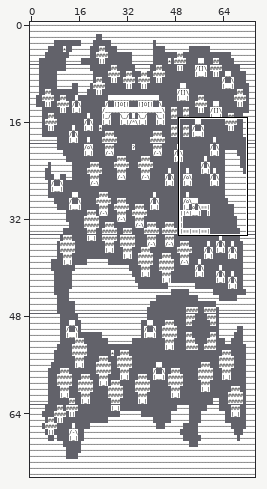
Two versions of a level (Tiled map, tiled_map/alfheim.tmx). The picture above shows the old version from afar; the outline marks the close-up.
Close-up. As it was:
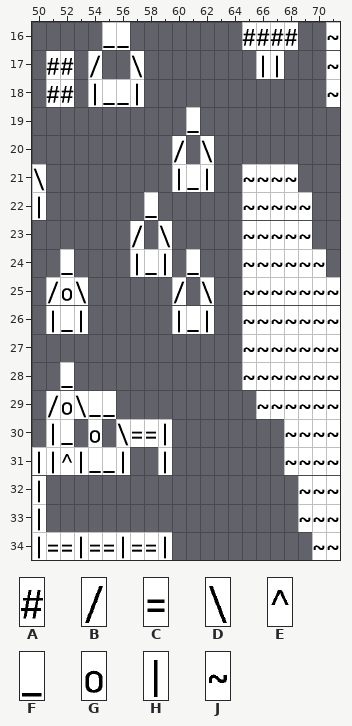
Cells are 42x85 px. Shown: x 50..71, y 16..34. The commit also changed other parts of the map, which this record leaves out.
Key: from "Asci_tileset": A 3, B 15, C 29, D 60, E 62, F 63, G 79, H 92, J 94.
_ is an empty cell.
Layer "Calque de Tuiles 1" before, first column x 50:
16 _____FF________AAAA__J
17 _AA_B__D________HH___J
18 _AA_HFFH_____________J
19 ___________F__________
20 __________B_D_________
21 D_________HFH__JJJJ___
22 H_______F______JJJJJ__
23 _______B_D_____JJJJJ__
24 __F____HFH_F___JJJJJJ_
25 _BGD______B_D__JJJJJJJ
26 _HFH______HFH__JJJJJJJ
27 _______________JJJJJJJ
28 __F____________JJJJJJJ
29 _BGDFF__________JJJJJJ
30 _HF_G_DCCH________JJJJ
31 HHEHFFH__H________JJJJ
32 H__________________JJJ
33 H__________________JJJ
34 HCCHCCHCCH__________JJ
After:
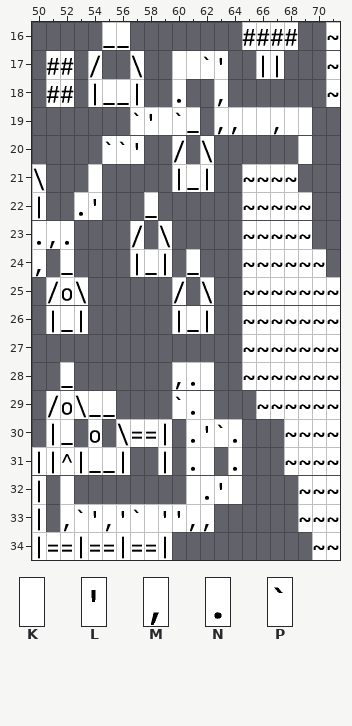
Further tiles: from "Asci_tileset": K 0, L 7, M 12, N 14, P 64.
From old to new:
{"where": "layer \"Calque de Tuiles 1\""}
{"y":17,"x":60,"old":"____","new":"KKPL"}
{"y":18,"x":60,"old":"_","new":"N"}
{"y":18,"x":63,"old":"_","new":"M"}
{"y":19,"x":57,"old":"____","new":"PLKP"}
{"y":19,"x":63,"old":"_______","new":"MMKKMKK"}
{"y":20,"x":55,"old":"___","new":"PPL"}
{"y":20,"x":69,"old":"_","new":"K"}
{"y":21,"x":54,"old":"_","new":"K"}
{"y":22,"x":53,"old":"__","new":"NL"}
{"y":23,"x":50,"old":"___","new":"NMN"}
{"y":24,"x":50,"old":"_","new":"M"}
{"y":28,"x":60,"old":"___","new":"MNK"}
{"y":29,"x":60,"old":"___","new":"PNK"}
{"y":30,"x":61,"old":"____","new":"NLPN"}
{"y":31,"x":61,"old":"__","new":"NK"}
{"y":31,"x":64,"old":"_","new":"N"}
{"y":32,"x":52,"old":"_","new":"K"}
{"y":32,"x":61,"old":"____","new":"KNLK"}
{"y":33,"x":52,"old":"___________","new":"MPLMLPKLLMM"}
{"label":"added","picture_box":[32,51,312,277]}
{"label":"added","picture_box":[60,362,242,532]}
